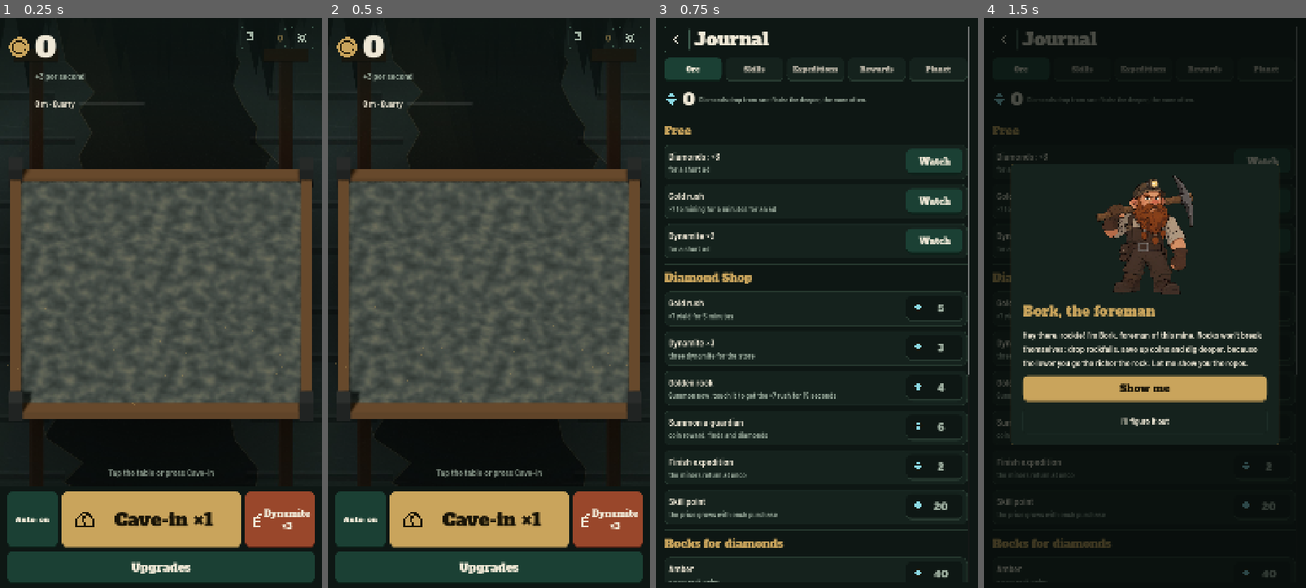
Above: before the commit, frames 1-4 (left to right).
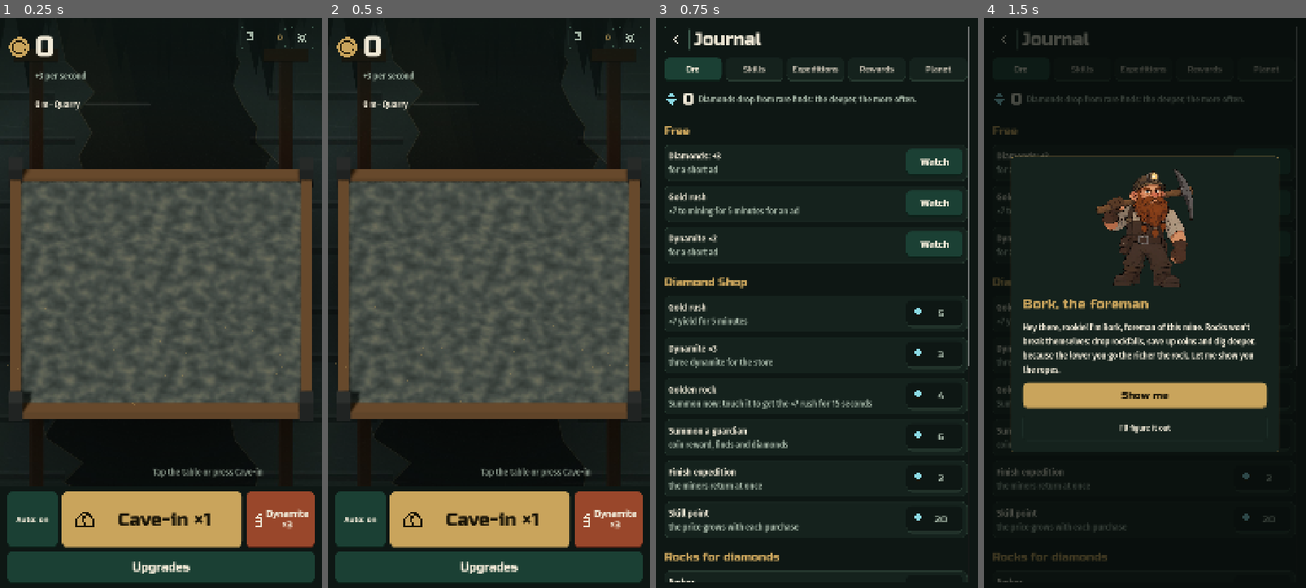
Above: after the commit, the same moments.

Repository: Klaimer21/LuckyMine
Game: Godot game, scene res://scenes/main.tscn
The game is run twice, just before and just after one commit, with the same random seed, the same clock (stepped at 60 frames per second) and the same inputs.
Inputs (mouse positions are in pixels of both pictures, inside the frame that each line leads up to):
- Up to frame 1 (0.25 s): no input
- Up to frame 2 (0.5 s): no input
- Up to frame 3 (0.75 s): click "0" at 0.5 s
- Up to frame 4 (1.5 s): tap Enter at 1.25 s; move the mouse to (1215, 274) at 1.27 s; hold D from 1.28 s (still down); tap U at 1.35 s; click (1215, 274) at 1.42 s

The runs differ from the first frame. In frame 1, 1.6% of the frame differs, in the area x 4-97%, y 2-98%; in frame 2, 1.6%; in frame 3, 11%; in frame 4, 13%, in the area x 2-98%, y 2-99%.

Commit message:
Design pass: min text sizes, gray icons on disabled buttons, one font set for all languages, Bork hint position

Diff:
--- a/scripts/main.gd
+++ b/scripts/main.gd
@@ -507,6 +507,7 @@
 	_hint.set_anchors_and_offsets_preset(Control.PRESET_BOTTOM_WIDE)
 	_hint.offset_top = -PANEL_HEIGHT - 70
 	_hint.offset_bottom = -PANEL_HEIGHT - 20
+	_hint.offset_left = CompanionPeek.bubble_left()      # правее Борка: он выглядывает слева и закрывал бы начало фразы
 	_hint.horizontal_alignment = HORIZONTAL_ALIGNMENT_CENTER
 	_ui.add_child(_hint)
 
--- a/scripts/ui/icon.gd
+++ b/scripts/ui/icon.gd
@@ -5,6 +5,8 @@
 var kind := "coin"
 var color := UiTheme.TEXT
 var width := 2.0
+var follow: BaseButton                 # кнопка, на которой лежит значок: отключённая кнопка красит значок приглушённым цветом
+var _enabled_color := Color.WHITE
 var outline := Color(0, 0, 0, 0)       # контур алмаза (если задан): виден и на светлой латуни
 
 
@@ -17,6 +19,22 @@
 	width = maxf(2.0, px / 12.0)
 	queue_redraw()
 	return self
+
+
+## Значок на кнопке: пока кнопка отключена, он серый (иначе тёмный значок на тёмной кнопке пропадает).
+func follow_button(button: BaseButton) -> Icon:
+	follow = button
+	_enabled_color = color
+	button.draw.connect(_sync_with_button)
+	_sync_with_button()
+	return self
+
+
+func _sync_with_button() -> void:
+	var wanted := UiTheme.MUTE if follow.disabled else _enabled_color
+	if color != wanted:
+		color = wanted
+		queue_redraw()
 
 
 func _draw() -> void:
--- a/scripts/ui/journal_screen.gd
+++ b/scripts/ui/journal_screen.gd
@@ -108,7 +108,7 @@
 	_content.add_child(wallet)
 	wallet.add_child(Icon.new().setup("gem", ORE_COLORS[4], 48))
 	wallet.add_child(UiTheme.make_label(str(state.diamonds), 56, UiTheme.TEXT, true))
-	var wallet_note := UiTheme.make_label("Алмазы выпадают из редких находок: чем глубже, тем чаще.", 24, UiTheme.MUTE)
+	var wallet_note := UiTheme.make_text("Алмазы выпадают из редких находок: чем глубже, тем чаще.", 24, UiTheme.MUTE)
 	wallet_note.autowrap_mode = TextServer.AUTOWRAP_WORD_SMART
 	wallet_note.size_flags_horizontal = Control.SIZE_EXPAND_FILL
 	wallet.add_child(wallet_note)
@@ -136,7 +136,7 @@
 	var full := state.full_set_level()
 	var set_text := Tr.t("Все руды на уровне %d: ×%.2f") % [full, 1.0 + ClickerState.FULL_SET_STEP * full]
 	_content.add_child(UiTheme.make_label(Tr.t("Полный набор") + "  ·  " + set_text, 28, UiTheme.BRASS))
-	_content.add_child(UiTheme.make_label(Tr.t("Коллекция даёт навсегда: ×%.2f") % state.collection_multiplier(), 28, UiTheme.MUTE))
+	_content.add_child(UiTheme.make_text(Tr.t("Коллекция даёт навсегда: ×%.2f") % state.collection_multiplier(), 28, UiTheme.MUTE))
 
 
 func _process(delta: float) -> void:
@@ -176,7 +176,7 @@
 
 ## Вкладка «Походы»: один поход за раз; идёт и по реальному времени (в том числе когда игра закрыта).
 func _build_expeditions() -> void:
-	var note := UiTheme.make_label("Шахтёры уходят в поход и возвращаются с добычей: монеты, алмазы и находки в журнал.", 26, UiTheme.MUTE)
+	var note := UiTheme.make_text("Шахтёры уходят в поход и возвращаются с добычей: монеты, алмазы и находки в журнал.", 26, UiTheme.MUTE)
 	note.autowrap_mode = TextServer.AUTOWRAP_WORD_SMART
 	_content.add_child(note)
 	_was_ready = state.expedition_ready()
@@ -200,7 +200,7 @@
 			column.add_child(_expedition_label)
 			_expedition_bar = UiTheme.make_bar(0.0, UiTheme.BRASS, 12)
 			column.add_child(_expedition_bar)
-			var loot := UiTheme.make_label(Tr.t("Ожидается") + ": " + _expedition_loot(data), 26, UiTheme.MUTE)
+			var loot := UiTheme.make_text(Tr.t("Ожидается") + ": " + _expedition_loot(data), 26, UiTheme.MUTE)
 			loot.autowrap_mode = TextServer.AUTOWRAP_WORD_SMART
 			column.add_child(loot)
 			var finish_now := UiTheme.make_key(Tr.t("Закончить за %d") % state.shop_cost("expedition_skip"), 28, "brass")
@@ -235,7 +235,7 @@
 		texts.add_theme_constant_override("separation", 0)
 		row.add_child(texts)
 		texts.add_child(UiTheme.make_label(data["name"], 34, UiTheme.TEXT))
-		var detail := UiTheme.make_label(Tr.t("%d ч") % int(data["hours"]) + " · " + _expedition_loot(data), 24, UiTheme.MUTE)
+		var detail := UiTheme.make_text(Tr.t("%d ч") % int(data["hours"]) + " · " + _expedition_loot(data), 24, UiTheme.MUTE)
 		detail.autowrap_mode = TextServer.AUTOWRAP_WORD_SMART
 		texts.add_child(detail)
 		var go := UiTheme.make_key("Отправить", 28, "brass")
@@ -269,7 +269,7 @@
 		texts.add_theme_constant_override("separation", 2)
 		row.add_child(texts)
 		texts.add_child(UiTheme.make_label(achievement["name"], 32, UiTheme.TEXT if done else UiTheme.MUTE))
-		var info := UiTheme.make_label(achievement["text"], 24, UiTheme.MUTE)
+		var info := UiTheme.make_text(achievement["text"], 24, UiTheme.MUTE)
 		info.autowrap_mode = TextServer.AUTOWRAP_WORD_SMART
 		texts.add_child(info)
 		texts.add_child(UiTheme.make_label(_reward_text(achievement["reward"]), 24, UiTheme.BRASS))
@@ -326,7 +326,7 @@
 		column.add_child(go)
 	else:
 		var depth := Biomes.depth_m(state.total_earned, state.planet_scale())
-		column.add_child(UiTheme.make_label(Tr.t("До ядра: глубина %d м из %d м") % [depth, int(Biomes.LIST[Biomes.CORE]["depth"])], 28, UiTheme.MUTE))
+		column.add_child(UiTheme.make_text(Tr.t("До ядра: глубина %d м из %d м") % [depth, int(Biomes.LIST[Biomes.CORE]["depth"])], 28, UiTheme.MUTE))
 		column.add_child(UiTheme.make_bar(float(depth) / float(Biomes.LIST[Biomes.CORE]["depth"]), UiTheme.BRASS_DIM, 10))
 
 	_section("Мета-улучшения")
@@ -353,7 +353,7 @@
 	name_label.size_flags_horizontal = Control.SIZE_EXPAND_FILL
 	head.add_child(name_label)
 	head.add_child(UiTheme.pip_row(level, costs.size(), 14))
-	var detail := UiTheme.make_label(entry["text"], 24, UiTheme.MUTE)
+	var detail := UiTheme.make_text(entry["text"], 24, UiTheme.MUTE)
 	detail.autowrap_mode = TextServer.AUTOWRAP_WORD_SMART
 	texts.add_child(detail)
 	if level >= costs.size():
@@ -368,6 +368,7 @@
 	var dust := Icon.new().setup("spark", UiTheme.DARK_ON_BRASS, 30)
 	dust.position = Vector2(20, 20)
 	buy.add_child(dust)
+	dust.follow_button(buy)
 	buy.disabled = state.stardust < cost
 	buy.pressed.connect(func() -> void:
 			meta_purchase.emit(id)
@@ -402,7 +403,7 @@
 	_content.add_child(points)
 	points.add_child(Icon.new().setup("star", UiTheme.BRASS, 48))
 	points.add_child(UiTheme.make_label(str(state.skill_points), 56, UiTheme.TEXT, true))
-	var note := UiTheme.make_label("Очки навыков даёт «Новая шахта». Навыки в ветке открываются по порядку.", 24, UiTheme.MUTE)
+	var note := UiTheme.make_text("Очки навыков даёт «Новая шахта». Навыки в ветке открываются по порядку.", 24, UiTheme.MUTE)
 	note.autowrap_mode = TextServer.AUTOWRAP_WORD_SMART
 	note.size_flags_horizontal = Control.SIZE_EXPAND_FILL
 	points.add_child(note)
@@ -455,7 +456,7 @@
 		row.add_child(texts)
 		var owned := i < level
 		texts.add_child(UiTheme.make_label(nodes[i][0], 30, UiTheme.TEXT if i <= level else UiTheme.MUTE))
-		var detail := UiTheme.make_label(nodes[i][1], 24, UiTheme.BRASS if owned else UiTheme.MUTE)
+		var detail := UiTheme.make_text(nodes[i][1], 24, UiTheme.BRASS if owned else UiTheme.MUTE)
 		detail.autowrap_mode = TextServer.AUTOWRAP_WORD_SMART
 		texts.add_child(detail)
 		if owned:
@@ -470,6 +471,7 @@
 			var star := Icon.new().setup("star", UiTheme.DARK_ON_BRASS, 30)
 			star.position = Vector2(20, 20)
 			buy.add_child(star)
+			star.follow_button(buy)
 			buy.disabled = state.skill_points < cost
 			buy.pressed.connect(func() -> void:
 					skill_purchase.emit(id)
@@ -494,7 +496,7 @@
 	texts.size_flags_horizontal = Control.SIZE_EXPAND_FILL
 	texts.add_theme_constant_override("separation", 0)
 	texts.add_child(UiTheme.make_label(title, 32, UiTheme.TEXT))
-	var info := UiTheme.make_label(detail, 26, UiTheme.MUTE)
+	var info := UiTheme.make_text(detail, 26, UiTheme.MUTE)
 	info.autowrap_mode = TextServer.AUTOWRAP_WORD_SMART
 	texts.add_child(info)
 	row.add_child(texts)
@@ -519,7 +521,7 @@
 	texts.alignment = BoxContainer.ALIGNMENT_CENTER
 	texts.add_theme_constant_override("separation", 0)
 	texts.add_child(UiTheme.make_label(title, 32, UiTheme.TEXT))
-	texts.add_child(UiTheme.make_label(detail, 26, UiTheme.MUTE))
+	texts.add_child(UiTheme.make_text(detail, 26, UiTheme.MUTE))
 	row.add_child(texts)
 	var cost := state.shop_cost(item)
 	var buy := UiTheme.make_key(str(cost), 34, "brass")
@@ -574,7 +576,7 @@
 			break
 		previous = int(need)
 	if next_need > 0:
-		texts.add_child(UiTheme.make_label(Tr.t("Найдено: %d из %d") % [count, next_need], 26, UiTheme.MUTE))
+		texts.add_child(UiTheme.make_text(Tr.t("Найдено: %d из %d") % [count, next_need], 26, UiTheme.MUTE))
 		texts.add_child(UiTheme.make_bar(float(count - previous) / float(next_need - previous), ORE_COLORS[ore], 10))
 	else:
-		texts.add_child(UiTheme.make_label(Tr.t("Найдено: %d (максимум)") % count, 26, UiTheme.MUTE))
+		texts.add_child(UiTheme.make_text(Tr.t("Найдено: %d (максимум)") % count, 26, UiTheme.MUTE))
--- a/scripts/ui/ui_theme.gd
+++ b/scripts/ui/ui_theme.gd
@@ -46,11 +46,11 @@
 
 
 static func display_file() -> String:
-	return RU_DISPLAY_FONT if Tr.language == "ru" else DISPLAY_FONT
+	return RU_DISPLAY_FONT       # один гарнитур на всех языках (Russo One содержит и латиницу, и кириллицу)
 
 
 static func body_file() -> String:
-	return RU_BODY_FONT if Tr.language == "ru" else BODY_FONT
+	return RU_BODY_FONT
 
 
 ## Файл шрифта из assets/fonts. Для китайского свои файлы не используются (в них нет иероглифов).
@@ -84,7 +84,22 @@
 	return ENEMY
 
 
+## Меньше этого текст на телефоне плохо читается (холст 1080 px ≈ 360 dp: 30 px ≈ 10 dp).
+const MIN_LABEL_SIZE := 30
+const MIN_KEY_SIZE := 26
+
+
+## Подпись, которая переносится на следующую строку и занимает всю доступную ширину: описания и пояснения.
+## Обычная make_label не переносится: в строке с другими элементами она раздвинула бы весь экран.
+static func make_text(text: String, size: int, color := TEXT) -> Label:
+	var label := make_label(text, size, color)
+	label.autowrap_mode = TextServer.AUTOWRAP_WORD_SMART
+	label.size_flags_horizontal = Control.SIZE_EXPAND_FILL
+	return label
+
+
 static func make_label(text: String, size: int, color := TEXT, display := false) -> Label:
+	size = maxi(size, MIN_LABEL_SIZE)
 	var label := Label.new()
 	label.text = Tr.t(text)
 	label.add_theme_font_size_override("font_size", size)
@@ -140,6 +155,7 @@
 
 
 static func make_button(text: String, brass: bool, size := 32) -> Button:
+	size = maxi(size, MIN_KEY_SIZE)
 	var button := Button.new()
 	button.text = Tr.t(text)
 	button.add_theme_font_size_override("font_size", size)
@@ -173,6 +189,7 @@
 ## Кнопка-«клавиша» с толстой нижней кромкой: при нажатии вдавливается.
 ## kind: brass, felt (включено), dark (выключено), ember (опасное действие, ржавый).
 static func make_key(text: String, size := 32, kind := "brass") -> Button:
+	size = maxi(size, MIN_KEY_SIZE)
 	var button := Button.new()
 	button.text = Tr.t(text)
 	button.add_theme_font_size_override("font_size", size)
--- a/tests/shot_driver.gd
+++ b/tests/shot_driver.gd
@@ -43,6 +43,18 @@
 			_main._journal._tab = 0
 			_main._journal.rebuild()],
 		[6.6, func() -> void: _shot("6_journal_ore")],
+		[6.62, func() -> void:
+			_main._journal._tab = 1
+			_main._journal.rebuild()],
+		[6.64, func() -> void: _shot("6b_journal_skills")],
+		[6.66, func() -> void:
+			_main._journal._tab = 3
+			_main._journal.rebuild()],
+		[6.68, func() -> void: _shot("6c_journal_rewards")],
+		[6.7, func() -> void:
+			_main._journal._tab = 4
+			_main._journal.rebuild()],
+		[6.72, func() -> void: _shot("6d_journal_planet")],
 		[6.7, func() -> void:
 			_main._journal.visible = false
 			_main._settings_screen.open()],
Not shown, changed: assets/fonts/README.md
